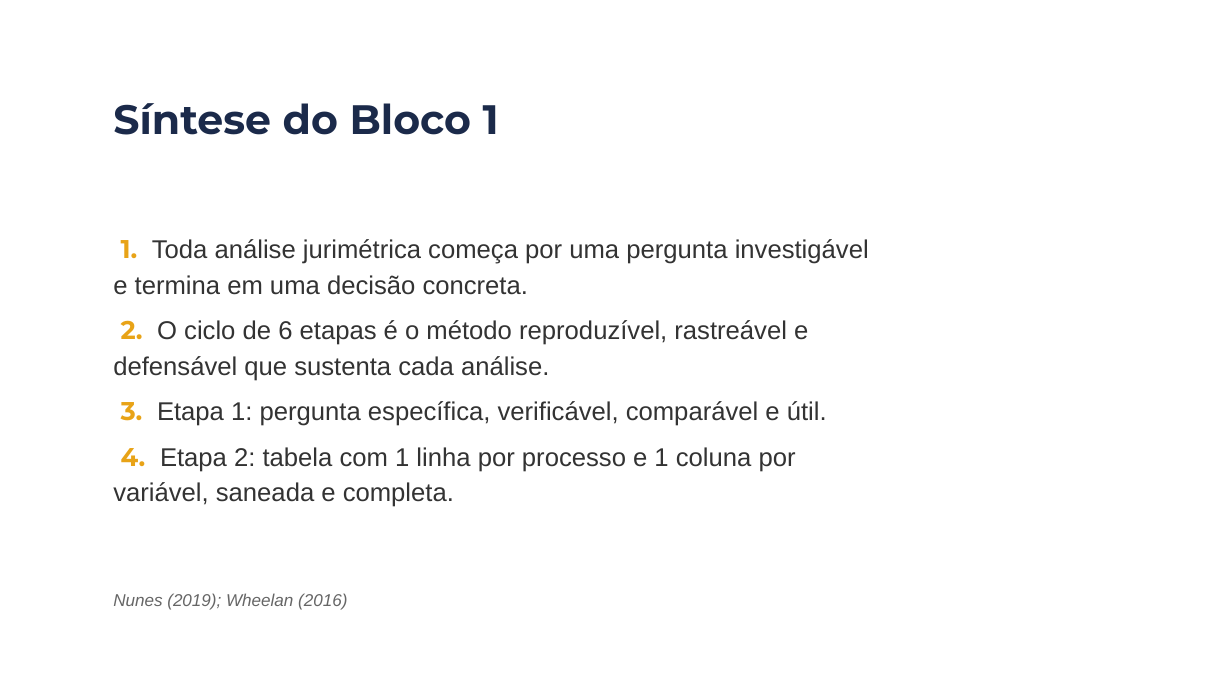
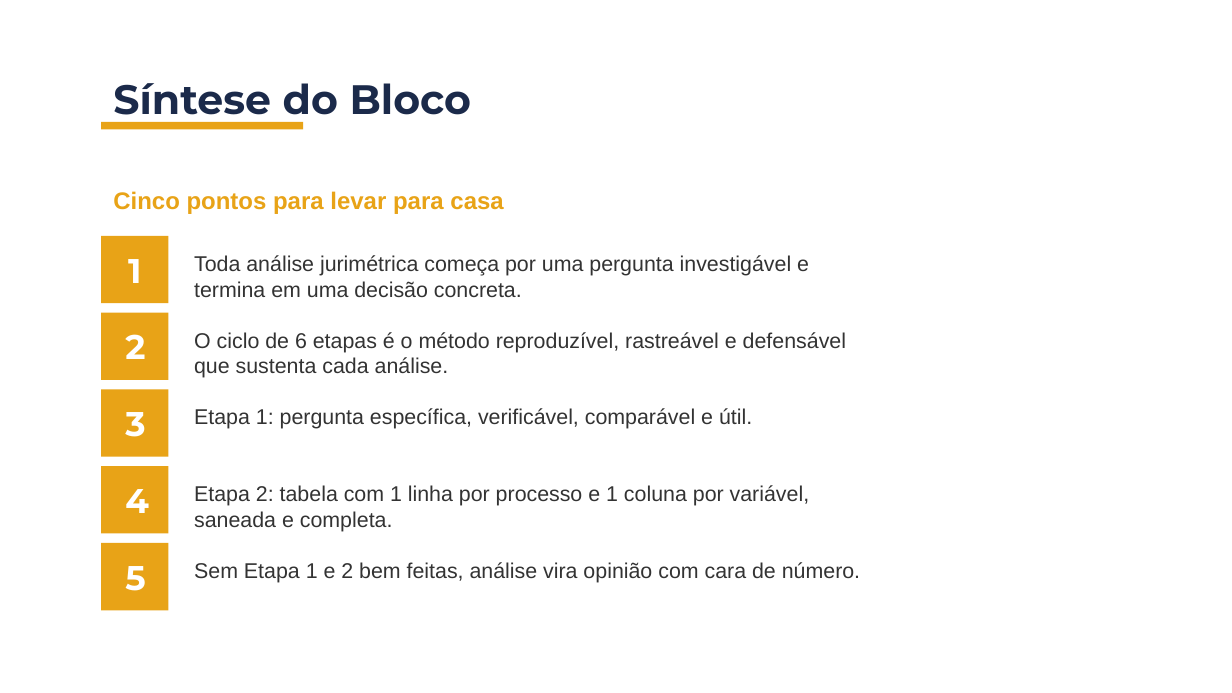
Before and after one commit to BrunoDaleffi/ibmec, a slide deck: slide 36 of aulas/aula_02/slides/aula2_bloco1_jurimetria.pptx. Drawn at 1232x693 pixels with LibreOffice and Linux fonts; fonts in the diff are those of the drawing; background and template pictures are left out. Boxes give left, top, right and bottom in pixels: in the first picture for what was removed or moved away, otherwise in the second. Text is boxed around its words. In the diff, an @@ line names an element or a change of style, - is before the commit and + after.

```diff
--- a/aulas/aula_02/slides/aula2_bloco1_jurimetria.pptx
+++ b/aulas/aula_02/slides/aula2_bloco1_jurimetria.pptx
@@ text at <box>113,83,472,125</box>: text changed @@
-Síntese do Bloco 1
+Síntese do Bloco
@@ rectangle added at <box>101,122,303,129</box>, fill #E8A317 @@
@@ text added at <box>113,191,503,214</box>, 14 pt, text #E8A317, bold @@
+Cinco pontos para levar para casa
@@ rectangle added at <box>101,235,169,303</box>, fill #E8A317, 20 pt, text #FFFFFF, bold @@
+1
@@ text added at <box>194,255,809,297</box>, 12.5 pt, text #333333 @@
+Toda análise jurimétrica começa por uma pergunta investigável e termina em uma decisão concreta.
@@ rectangle added at <box>101,313,169,381</box>, fill #E8A317, 20 pt, text #FFFFFF, bold @@
+2
@@ text at <box>194,332,846,378</box>: text changed; size 15 to 12.5 pt @@
-1. Toda análise jurimétrica começa por uma pergunta investigável e termina em uma decisão concreta.
-2. O ciclo de 6 etapas é o método reproduzível, rastreável e defensável que sustenta cada análise.
-3. Etapa 1: pergunta específica, verificável, comparável e útil.
-4. Etapa 2: tabela com 1 linha por processo e 1 coluna por variável, saneada e completa.
+O ciclo de 6 etapas é o método reproduzível, rastreável e defensável que sustenta cada análise.
@@ rectangle added at <box>101,389,169,457</box>, fill #E8A317, 20 pt, text #FFFFFF, bold @@
+3
@@ text added at <box>194,408,752,429</box>, 12.5 pt, text #333333 @@
+Etapa 1: pergunta específica, verificável, comparável e útil.
@@ rectangle added at <box>101,466,169,533</box>, fill #E8A317, 20 pt, text #FFFFFF, bold @@
+4
@@ text added at <box>194,485,810,532</box>, 12.5 pt, text #333333 @@
+Etapa 2: tabela com 1 linha por processo e 1 coluna por variável, saneada e completa.
@@ rectangle added at <box>101,543,169,611</box>, fill #E8A317, 20 pt, text #FFFFFF, bold @@
+5
@@ text added at <box>194,562,860,583</box>, 12.5 pt, text #333333 @@
+Sem Etapa 1 e 2 bem feitas, análise vira opinião com cara de número.
@@ text removed at <box>113,593,347,610</box> @@
-Nunes (2019); Wheelan (2016)
```
Also in this commit, not shown: 37 other slides changed, 1 slide added, 1 slide removed, 2 other files.
